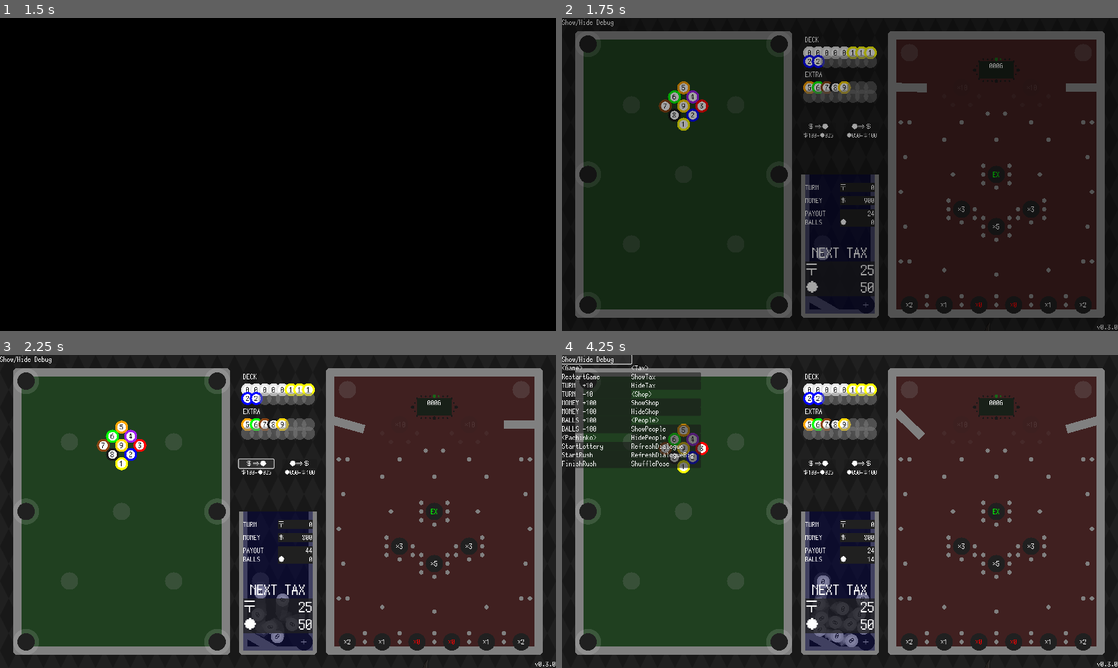
Above: before the commit, frames 1-4 (two rows, left to right).
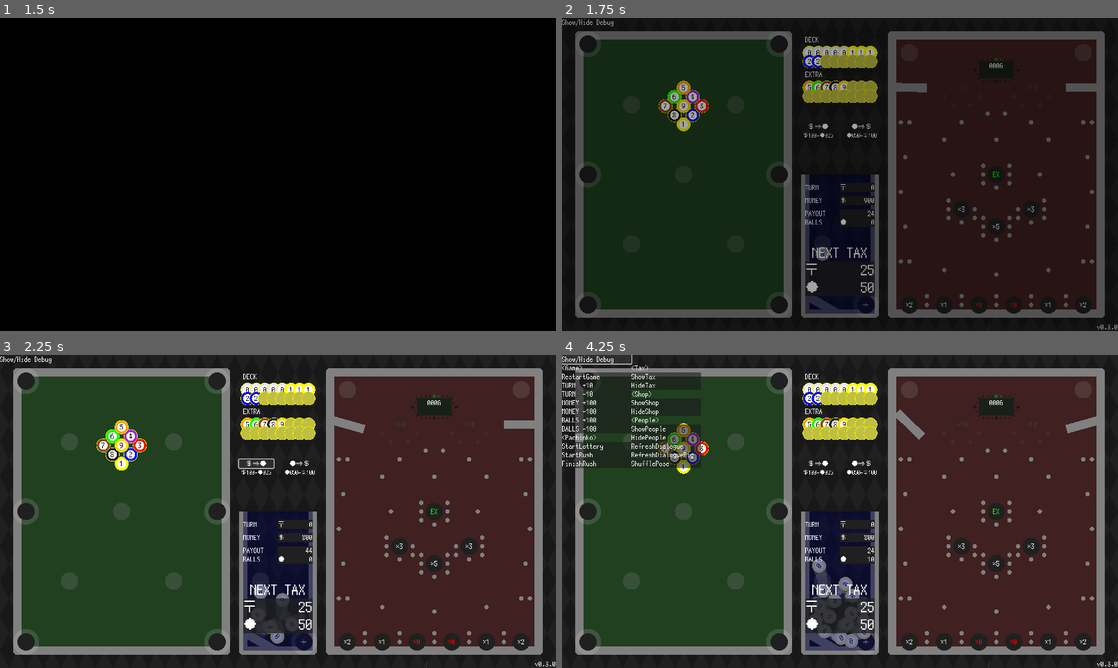
Above: after the commit, the same moments.

Repository: kamikoloss/gamball
Game: Godot game, scene res://scenes/main.tscn
The game is run twice, just before and just after one commit, with the same random seed, the same clock (stepped at 60 frames per second) and the same inputs. Sound files missing from this copy of the repository are replaced by a short silence.
Inputs:
- Up to frame 1 (1.5 s): click "PLAY" at 0.5 s; click "PLAY" at 1.25 s
- Up to frame 2 (1.75 s): no input
- Up to frame 3 (2.25 s): click "＄⇒●" at 2 s
- Up to frame 4 (4.25 s): click "●⇒＄" at 2.75 s; click "Show/Hide Debug" at 3.5 s

Frame 1 is identical in both runs. In frame 2, 1.2% of the frame differs, in the area x 17-57%, y 8-78%; in frame 3, 1.3%; in frame 4, 2.0%, in the area x 17-57%, y 8-94%.

Commit message:
微修正

Diff:
--- a/scenes/common/ball.gd
+++ b/scenes/common/ball.gd
@@ -12,7 +12,7 @@
 const BALL_LEVEL_EMPTY_SLOT = -1
 
 # ボールの色の定義 { <Level>: Color }
-const BALL_COLORS = {
+const BALL_BODY_COLORS = {
 	BALL_LEVEL_EMPTY_SLOT: Color(0.5, 0.5, 0.5, 0.5), # 空きスロット用
 	0: Color(0.9, 0.9, 0.9), 1: Color.YELLOW, 2: Color.BLUE, 3: Color.RED,
 	4: Color.PURPLE, 5: Color.ORANGE, 6: Color.GREEN, 7: Color.SADDLE_BROWN,
@@ -51,6 +51,8 @@
 var rarity: Rarity = Rarity.COMMON
 # 他のボールにぶつかって有効化されたかどうか
 var is_active = true
+# ボールの効果
+var effects: Array[BallEffect] = []
 
 
 var _trail_points: Array = []
@@ -74,7 +76,7 @@
 # 自身の見た目を更新する
 func refresh_view() -> void:
 	# 色
-	_main_texture.self_modulate = BALL_COLORS[level]
+	_main_texture.self_modulate = BALL_BODY_COLORS[level]
 	_mask_texture.visible = not is_active # 有効なら表示しない
 
 	# ボール番号
@@ -98,11 +100,11 @@
 	# 残像
 	var gradient = Gradient.new()
 	if not is_active:
-		gradient.set_color(0, Color(BALL_COLORS[0], 0.5))
-		gradient.set_color(1, Color(BALL_COLORS[0], 0))
+		gradient.set_color(0, Color(BALL_BODY_COLORS[0], 0.5))
+		gradient.set_color(1, Color(BALL_BODY_COLORS[0], 0))
 	else:
-		gradient.set_color(0, Color(BALL_COLORS[level], 0.5))
-		gradient.set_color(1, Color(BALL_COLORS[level], 0))
+		gradient.set_color(0, Color(BALL_BODY_COLORS[level], 0.5))
+		gradient.set_color(1, Color(BALL_BODY_COLORS[level], 0))
 	_trail_line.gradient = gradient
 
 
--- a/scenes/common/ball.tscn
+++ b/scenes/common/ball.tscn
@@ -22,14 +22,34 @@
 contact_monitor = true
 max_contacts_reported = 4
 script = ExtResource("1_rcr8u")
-_main_texture = NodePath("Main")
-_inner_texture = NodePath("Inner")
-_mask_texture = NodePath("Mask")
-_level_label = NodePath("Level")
+_main_texture = NodePath("View/Body")
+_inner_texture = NodePath("View/Inner")
+_mask_texture = NodePath("View/Mask")
+_level_label = NodePath("View/Level")
 _hole_area = NodePath("Area2D")
 _trail_line = NodePath("Trail")
 
-[node name="Main" type="TextureRect" parent="."]
+[node name="View" type="Node2D" parent="."]
+
+[node name="Rarity" type="TextureRect" parent="View"]
+self_modulate = Color(1, 1, 0, 1)
+anchors_preset = 8
+anchor_left = 0.5
+anchor_top = 0.5
+anchor_right = 0.5
+anchor_bottom = 0.5
+offset_left = -10.0
+offset_top = -10.0
+offset_right = 10.0
+offset_bottom = 10.0
+grow_horizontal = 2
+grow_vertical = 2
+scale = Vector2(1.6, 1.6)
+pivot_offset = Vector2(10, 10)
+texture = ExtResource("2_4bc8b")
+expand_mode = 1
+
+[node name="Body" type="TextureRect" parent="View"]
 self_modulate = Color(0.501961, 0.501961, 0.501961, 1)
 anchors_preset = 8
 anchor_left = 0.5
@@ -47,7 +67,7 @@
 texture = ExtResource("2_4bc8b")
 expand_mode = 1
 
-[node name="Inner" type="TextureRect" parent="."]
+[node name="Inner" type="TextureRect" parent="View"]
 anchors_preset = 8
 anchor_left = 0.5
 anchor_top = 0.5
@@ -63,7 +83,7 @@
 texture = ExtResource("2_4bc8b")
 expand_mode = 1
 
-[node name="Mask" type="TextureRect" parent="."]
+[node name="Mask" type="TextureRect" parent="View"]
 visible = false
 self_modulate = Color(0, 1, 1, 1)
 anchors_preset = 8
@@ -82,7 +102,7 @@
 texture = ExtResource("2_4bc8b")
 expand_mode = 1
 
-[node name="Level" type="Label" parent="."]
+[node name="Level" type="Label" parent="View"]
 offset_left = -40.0
 offset_top = -40.0
 offset_right = 40.0
--- a/scenes/common/ball_effect.gd
+++ b/scenes/common/ball_effect.gd
@@ -54,7 +54,7 @@
 # Ball LV/Rarity ごとの初期効果
 # { <Ball LV>: { <Ball Rarity>: [ <EffectType>, param1, (param2) ], ... } }
 # TODO: 表っぽいデータなので Google Sheets とかに外出しする？
-const EFFECT_POOL_1 = {
+const EFFECTS_POOL_1 = {
 	0: {
 		Ball.Rarity.UNCOMMON:	[EffectType.MONEY_UP_ON_BREAK, 2],
 		Ball.Rarity.RARE:		[EffectType.MONEY_UP_ON_BREAK, 3],
@@ -80,10 +80,10 @@
 		Ball.Rarity.LEGENDARY:	[EffectType.BILLIARDS_COUNT_GAIN_UP_2, 1, 10],
 	},
 	4: {
-		Ball.Rarity.UNCOMMON:	[EffectType.BILLIARDS_LV_UP_ON_SPAWN, 10],
-		Ball.Rarity.RARE:		[EffectType.BILLIARDS_LV_UP_ON_SPAWN, 20],
-		Ball.Rarity.EPIC:		[EffectType.BILLIARDS_LV_UP_ON_SPAWN, 30],
-		Ball.Rarity.LEGENDARY:	[EffectType.BILLIARDS_LV_UP_ON_SPAWN, 50],
+		Ball.Rarity.UNCOMMON:	[EffectType.BILLIARDS_LV_UP_ON_SPAWN, 1],
+		Ball.Rarity.RARE:		[EffectType.BILLIARDS_LV_UP_ON_SPAWN, 2],
+		Ball.Rarity.EPIC:		[EffectType.BILLIARDS_LV_UP_ON_SPAWN, 3],
+		Ball.Rarity.LEGENDARY:	[EffectType.BILLIARDS_LV_UP_ON_SPAWN, 5],
 	},
 	5: {
 		Ball.Rarity.UNCOMMON:	[EffectType.BILLIARDS_MERGE_BALLS_ON_SPAWN, 10],
--- a/scenes/common/hole.gd
+++ b/scenes/common/hole.gd
@@ -7,11 +7,11 @@
 
 
 enum HoleType {
-	BILLIARDS,
-	EXTRA,
-	GAIN,
-	LOST,
-	STACK,
+	BILLIARDS, # (ビリヤード用) パチンコ盤面上に転送する
+	EXTRA, # (パチンコ用) EXTRA を1個ビリヤード盤面上に出す + 抽選を行う
+	GAIN, # (パチンコ用) 何倍かにして PAYOUT に加算する
+	LOST, # 通常使わない 何もしない (失う)
+	STACK, # (払い出し用) そのまま BALLS に加算する
 }
 
 
@@ -19,8 +19,10 @@
 var is_enabled = true
 
 
+#
 @export var hole_type: HoleType = HoleType.LOST
-@export var gain_ratio: int = 0 # (Gain 用) 増加する倍率
+# (HoleType.GAIN 用) 増加する倍率
+@export var gain_ratio: int = 0
 
 
 @export var _label: Label
@@ -40,9 +42,7 @@
 	modulate = Color(1, 1, 1, 1)
 
 	# 吸引力を有効化するかどうか
-	var gravity_hole_types = [
-		HoleType.BILLIARDS,
-	]
+	var gravity_hole_types = [HoleType.BILLIARDS, HoleType.STACK]
 	if hole_type in gravity_hole_types:
 		_gravity_area.gravity_space_override = Area2D.SPACE_OVERRIDE_COMBINE_REPLACE
 		_gravity_texture.visible = true
--- a/scenes/common/hole.tscn
+++ b/scenes/common/hole.tscn
@@ -11,11 +11,13 @@
 [node name="Hole" type="Area2D" node_paths=PackedStringArray("_label", "_gravity_area", "_gravity_texture") groups=["hole"]]
 scale = Vector2(2, 2)
 script = ExtResource("1_226au")
-_label = NodePath("Label")
+_label = NodePath("View/Label")
 _gravity_area = NodePath("Gravity")
-_gravity_texture = NodePath("TextureRect2")
+_gravity_texture = NodePath("View/Gravity")
 
-[node name="TextureRect2" type="TextureRect" parent="."]
+[node name="View" type="Node2D" parent="."]
+
+[node name="Gravity" type="TextureRect" parent="View"]
 self_modulate = Color(1, 1, 1, 0.12549)
 anchors_preset = 8
 anchor_left = 0.5
@@ -33,7 +35,7 @@
 texture = ExtResource("1_3kxer")
 expand_mode = 1
 
-[node name="TextureRect" type="TextureRect" parent="."]
+[node name="Body" type="TextureRect" parent="View"]
 self_modulate = Color(0.12549, 0.12549, 0.12549, 1)
 anchors_preset = 8
 anchor_left = 0.5
@@ -49,7 +51,7 @@
 texture = ExtResource("1_3kxer")
 expand_mode = 1
 
-[node name="Label" type="Label" parent="."]
+[node name="Label" type="Label" parent="View"]
 offset_left = -40.0
 offset_top = -40.0
 offset_right = 40.0
